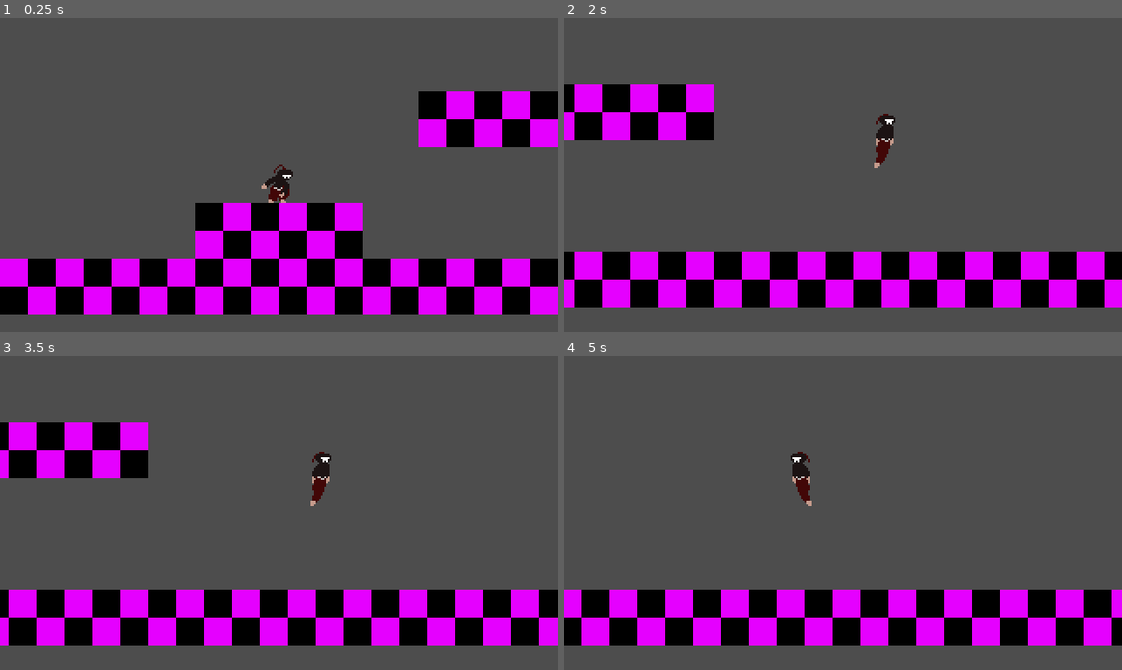
Above: before the commit, frames 1-4 (two rows, left to right).
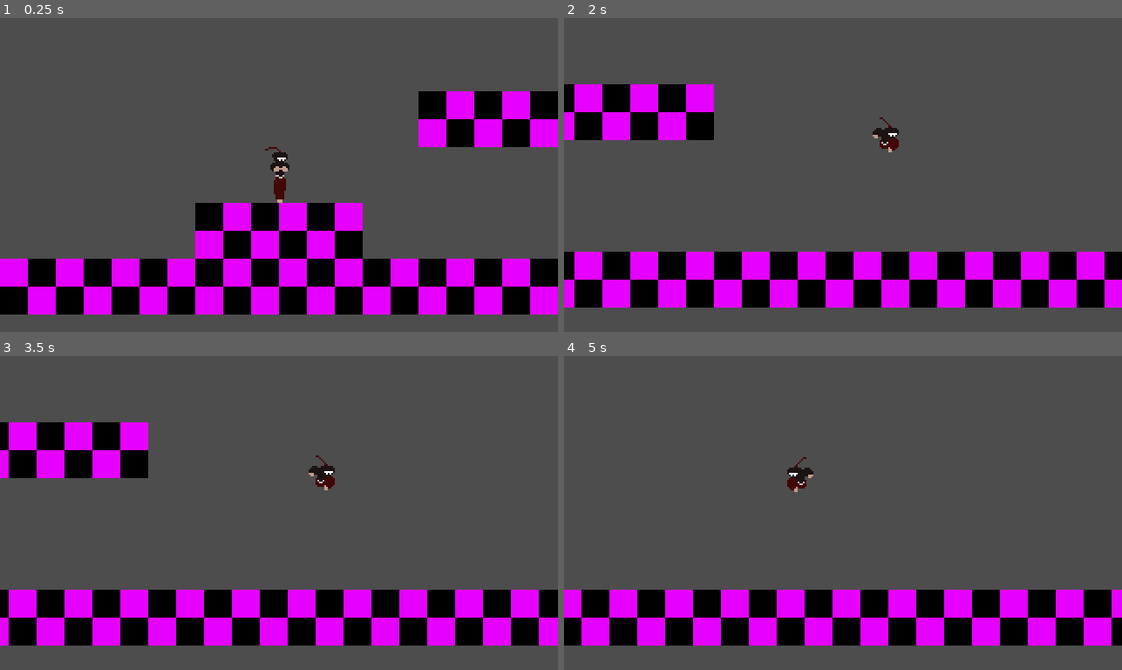
Above: after the commit, the same moments.

Repository: lowercasewords/shinobi-strike
Game: Godot game, scene res://scenes/levels/test_map.tscn
Two runs of this game, one before a commit and one after it. Both use one fixed random seed, a clock stepped at 60 frames per second and the inputs below.
Inputs:
- Up to frame 1 (0.25 s): no input
- Up to frame 2 (2 s): tap Enter (ui_accept) at 0.5, 0.77, 1.52 s; hold Right (ui_right) from 0.53 s (still down)
- Up to frame 3 (3.5 s): release Right (ui_right) at 2.03 s; hold Left (ui_left) 2.03-2.78 s; hold Right (ui_right) from 2.78 s (still down); tap Enter (ui_accept) at 3.02 s
- Up to frame 4 (5 s): tap Enter (ui_accept) at 3.77, 4.52 s; release Right (ui_right) at 4.28 s; hold Left (ui_left) from 4.28 s (still down)

The runs differ from the first frame. In frame 1, 0.5% of the frame differs, in the area x 46-53%, y 41-59%; in frame 2, 0.4%; in frame 3, 0.4%; in frame 4, 0.4%.

Commit message:
added simple falling after jump

Diff:
--- a/scenes/player/Player.tscn
+++ b/scenes/player/Player.tscn
@@ -2,6 +2,7 @@
 
 [ext_resource type="Script" uid="uid://c2wdufkqurqwi" path="res://scenes/player/player.gd" id="1_c3xxp"]
 [ext_resource type="Texture2D" uid="uid://crvyh6rngs165" path="res://assets/sprites/player/player_stand_1.png" id="1_p0vlq"]
+[ext_resource type="Texture2D" uid="uid://bnj8pgapekeag" path="res://assets/sprites/player/player_fall_1.png" id="2_qsmrd"]
 [ext_resource type="Texture2D" uid="uid://df1n4onmri7yu" path="res://assets/sprites/player/player_stand_2.png" id="2_tpg5x"]
 [ext_resource type="Texture2D" uid="uid://clnmcfyounb31" path="res://assets/sprites/player/player_stand_3.png" id="3_c3xxp"]
 [ext_resource type="Texture2D" uid="uid://csnowq2mpbgja" path="res://assets/sprites/player/player_stand_4.png" id="4_npwbq"]
@@ -30,9 +31,18 @@
 [ext_resource type="Texture2D" uid="uid://b13iqmhck4jma" path="res://assets/sprites/player/player_walk_turn_2.png" id="21_geaob"]
 [ext_resource type="Texture2D" uid="uid://dnxrxd87sve3o" path="res://assets/sprites/player/player_walk_turn_3.png" id="22_qsmrd"]
 [ext_resource type="Texture2D" uid="uid://by4kf00u4wj7b" path="res://assets/sprites/player/player_walk_turn_4.png" id="23_jtlb7"]
+[ext_resource type="Script" uid="uid://dfk71xyg06unw" path="res://scenes/player/fall_state.gd" id="31_geaob"]
 
 [sub_resource type="SpriteFrames" id="SpriteFrames_v6fml"]
 animations = [{
+"frames": [{
+"duration": 1.0,
+"texture": ExtResource("2_qsmrd")
+}],
+"loop": true,
+"name": &"fall",
+"speed": 5.0
+}, {
 "frames": [{
 "duration": 1.0,
 "texture": ExtResource("1_p0vlq")
@@ -149,7 +159,7 @@
 
 [node name="AnimatedSprite2D" type="AnimatedSprite2D" parent="." unique_id=1994341334]
 sprite_frames = SubResource("SpriteFrames_v6fml")
-animation = &"walk_turn"
+animation = &"fall"
 autoplay = "idle"
 
 [node name="CollisionShape2D" type="CollisionShape2D" parent="." unique_id=2065698952]
@@ -183,3 +193,7 @@
 [node name="Land" type="Node2D" parent="StateMachine" unique_id=127668468]
 script = ExtResource("20_ro0t8")
 metadata/_custom_type_script = "uid://bqf4onwxnfx6u"
+
+[node name="Fall" type="Node2D" parent="StateMachine" unique_id=1024835885]
+script = ExtResource("31_geaob")
+metadata/_custom_type_script = "uid://dfk71xyg06unw"
--- a/scenes/player/airbone_state.gd
+++ b/scenes/player/airbone_state.gd
@@ -1,7 +1,13 @@
 class_name AirboneState extends State
 
-func check_airbone_transitions() -> bool:
-	if player.just_landed:
+func check_airbone_transitions() -> String:
+	var current_state_name: String = player.state_machine.current_state.name.to_lower()
+
+	if player.just_landed and current_state_name != StateMachine.LAND:
 		transitioned.emit(self, StateMachine.LAND)
-		return true
-	return false
+		return StateMachine.LAND
+
+	if player.velocity.y > 0 and current_state_name != StateMachine.FALL:
+		transitioned.emit(self, StateMachine.FALL)
+		return StateMachine.FALL
+	return ""
--- /dev/null
+++ b/scenes/player/fall_state.gd
@@ -0,0 +1,9 @@
+class_name FallState extends AirboneState
+
+func enter() -> void:
+	# Play walk animation here if you have one
+	player.animated_sprite.play("fall")
+
+func physics_update(_delta: float) -> void:
+	if not check_airbone_transitions():
+		basic_movement(_delta, player.SPEED)
--- a/scenes/player/grounded_state.gd
+++ b/scenes/player/grounded_state.gd
@@ -1,13 +1,14 @@
 class_name GroundedState extends State
+
+#var coyote_timer: Timer
+#func _ready():
+	#coyote_timer = Timer.new()
+	#self.add_child(coyote_timer)
 
 func check_grounded_transitions() -> String:
 	var current_state_name: String = player.state_machine.current_state.name.to_lower()
 
 	if player.is_on_floor():
-		if player.just_landed and current_state_name != StateMachine.LAND:
-			transitioned.emit(self, StateMachine.LAND)
-			return StateMachine.LAND
-
 		if Input.is_action_just_pressed("ui_accept") and current_state_name != StateMachine.JUMP:
 			transitioned.emit(self, StateMachine.JUMP)
 			return StateMachine.JUMP
--- a/scenes/state_machine.gd
+++ b/scenes/state_machine.gd
@@ -8,6 +8,7 @@
 const WALK = "walk"
 const JUMP = "jump"
 const LAND = "land"
+const FALL = "fall"
 
 # Mapping of state nodes to their string names
 var states: Dictionary = {}
Binary file added: assets/sprites/player/player_fall_1.png
Not shown, added: assets/sprites/player/player_fall_1.png.import
Not shown, added: assets/sprites/player/piskel/player_fall_.piskel
Not shown, changed: documents/checklist.md
